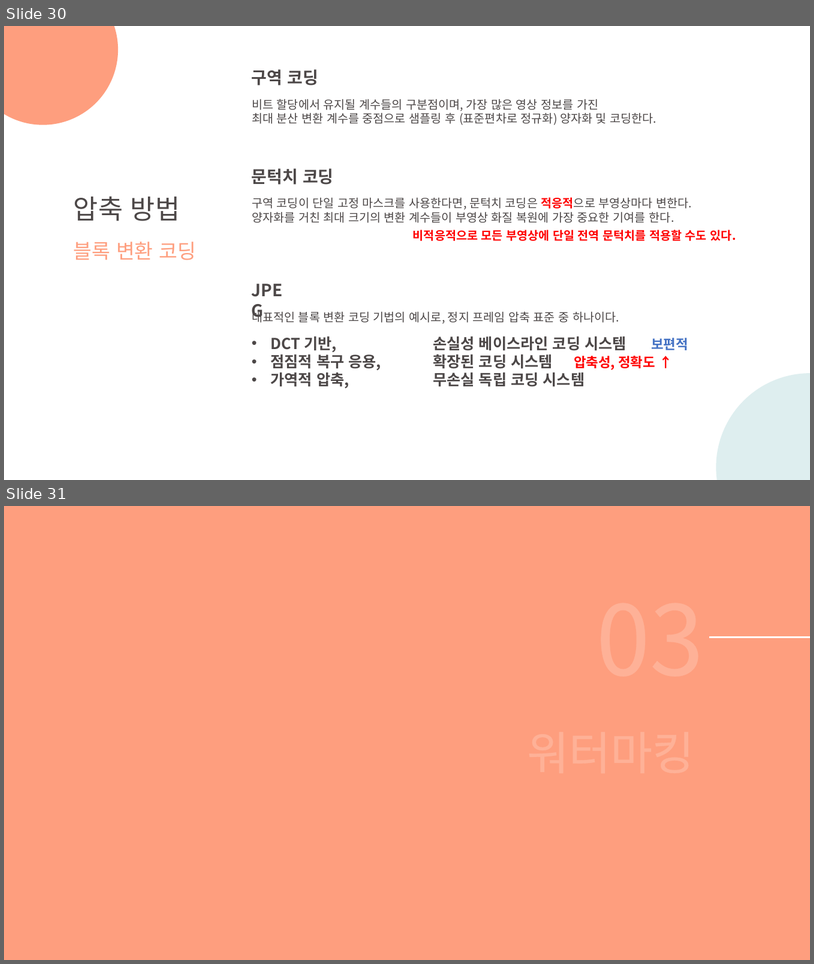
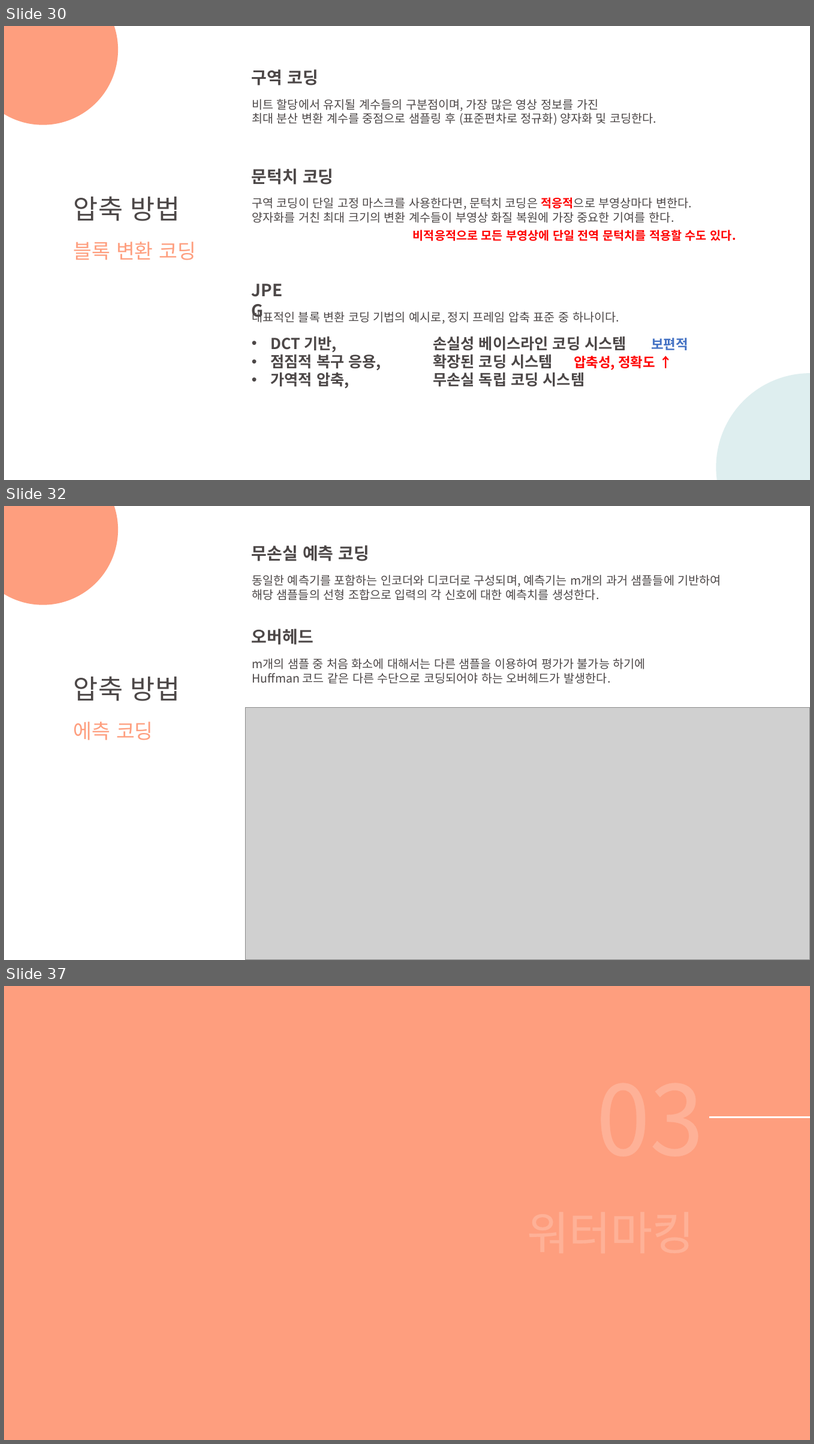
Before and after one commit to DaeSeokSong/summarize-study, a slide deck: 디지털 영상처리 제3판/PPT/12주차 세미나_디지털 영상처리.pptx. Shown one above the other, each under a label of ours: slides 30 and 31 before the commit, slides 30, 32 and 37 after it; the slides between them are not shown. The pictures are 814x964 and 814x1444 pixels, drawn with LibreOffice and Linux fonts; fonts in the diff are those of the drawing; grey boxes stand for pictures. Boxes give left, top, right and bottom in pixels: in the first picture for what was removed or moved away, otherwise in the second. Text is boxed around its words. In the diff, an @@ line names an element or a change of style, - is before the commit and + after.

```diff
--- a/디지털 영상처리 제3판/PPT/12주차 세미나_디지털 영상처리.pptx
+++ b/디지털 영상처리 제3판/PPT/12주차 세미나_디지털 영상처리.pptx
@@ slide 32 added at (4,506,810,960), background #FFFFFF @@
@@ ellipse added at (4,506,119,605), fill #FE9E7E @@
@@ text added at (252,545,370,561), 20 pt, text #4C4747, bold @@
+무손실 예측 코딩
@@ text added at (252,574,722,600), 14 pt, text #4C4747 @@
+동일한 예측기를 포함하는 인코더와 디코더로 구성되며, 예측기는 m개의 과거 샘플들에 기반하여
+해당 샘플들의 선형 조합으로 입력의 각 신호에 대한 예측치를 생성한다.
@@ text added at (252,628,314,645), 20 pt, text #4C4747, bold @@
+오버헤드
@@ text added at (252,658,646,684), 14 pt, text #4C4747 @@
+m개의 샘플 중 처음 화소에 대해서는 다른 샘플을 이용하여 평가가 불가능 하기에
+Huffman 코드 같은 다른 수단으로 코딩되어야 하는 오버헤드가 발생한다.
@@ text added at (74,676,180,701), 32 pt, text #4C4747 @@
+압축 방법
@@ text added at (74,721,153,740), 24 pt, text #FE9E7E @@
+에측 코딩
@@ picture added at (246,708,810,960) @@
@@ ellipse added at (717,853,810,960), fill #C8E4E5 at 60% opacity @@
@@ what was slide 31 is now slide 37 @@
```
Also in this commit, not shown: 6 other slides added.
